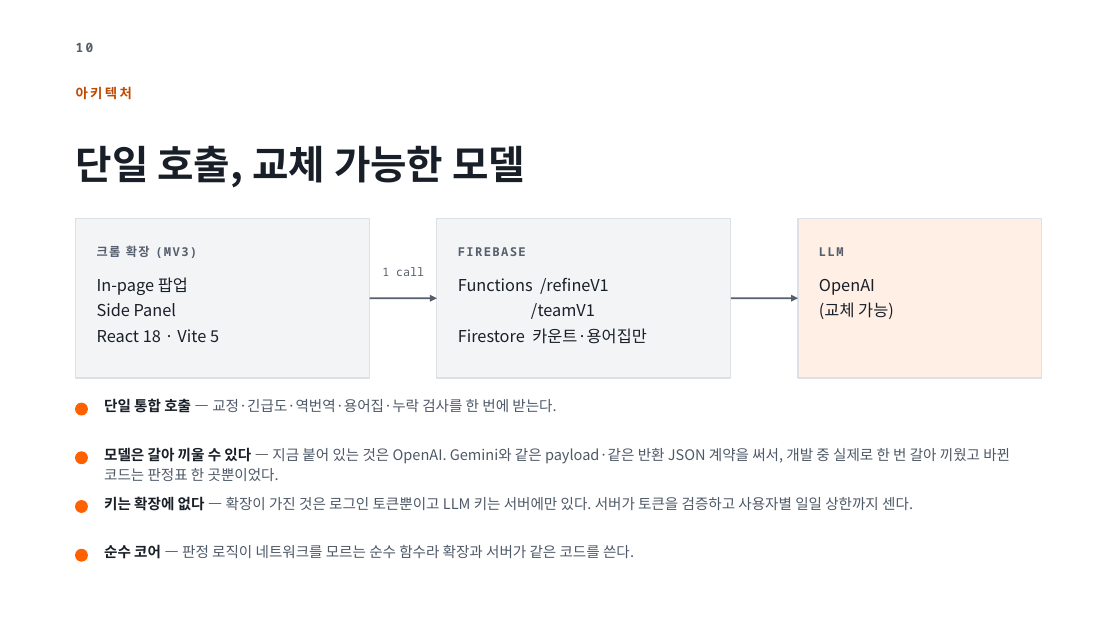
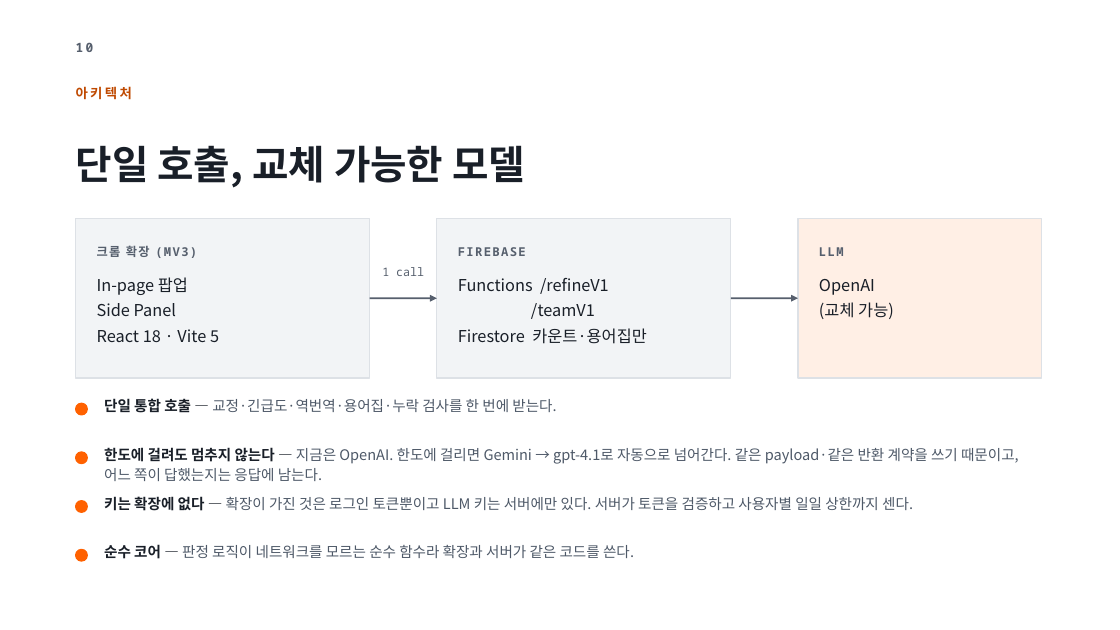
Before and after one commit to ssong2332/sai, a slide deck: slide 10 of docs/PitchDeck.pptx. Drawn at 1120x630 pixels with LibreOffice and Linux fonts; fonts in the diff are those of the drawing. Boxes give left, top, right and bottom in pixels: in the first picture for what was removed or moved away, otherwise in the second. Text is boxed around its words. In the diff, an @@ line names an element or a change of style, - is before the commit and + after.

```diff
--- a/docs/PitchDeck.pptx
+++ b/docs/PitchDeck.pptx
@@ text at [104,447,1019,481]: text changed @@
-모델은 갈아 끼울 수 있다 — 지금 붙어 있는 것은 OpenAI. Gemini와 같은 payload·같은 반환 JSON 계약을 써서, 개발 중 실제로 한 번 갈아 끼웠고 바뀐 코드는 판정표 한 곳뿐이었다.
+한도에 걸려도 멈추지 않는다 — 지금은 OpenAI. 한도에 걸리면 Gemini → gpt-4.1로 자동으로 넘어간다. 같은 payload·같은 반환 계약을 쓰기 때문이고, 어느 쪽이 답했는지는 응답에 남는다.
```
Also in this commit, not shown: 2 other slides changed, 2 other files.
